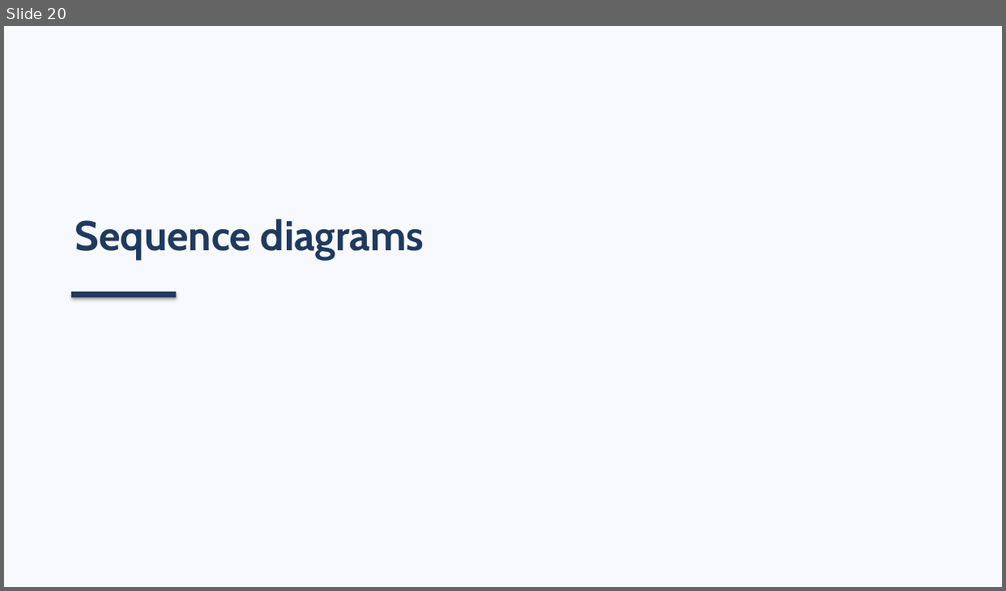
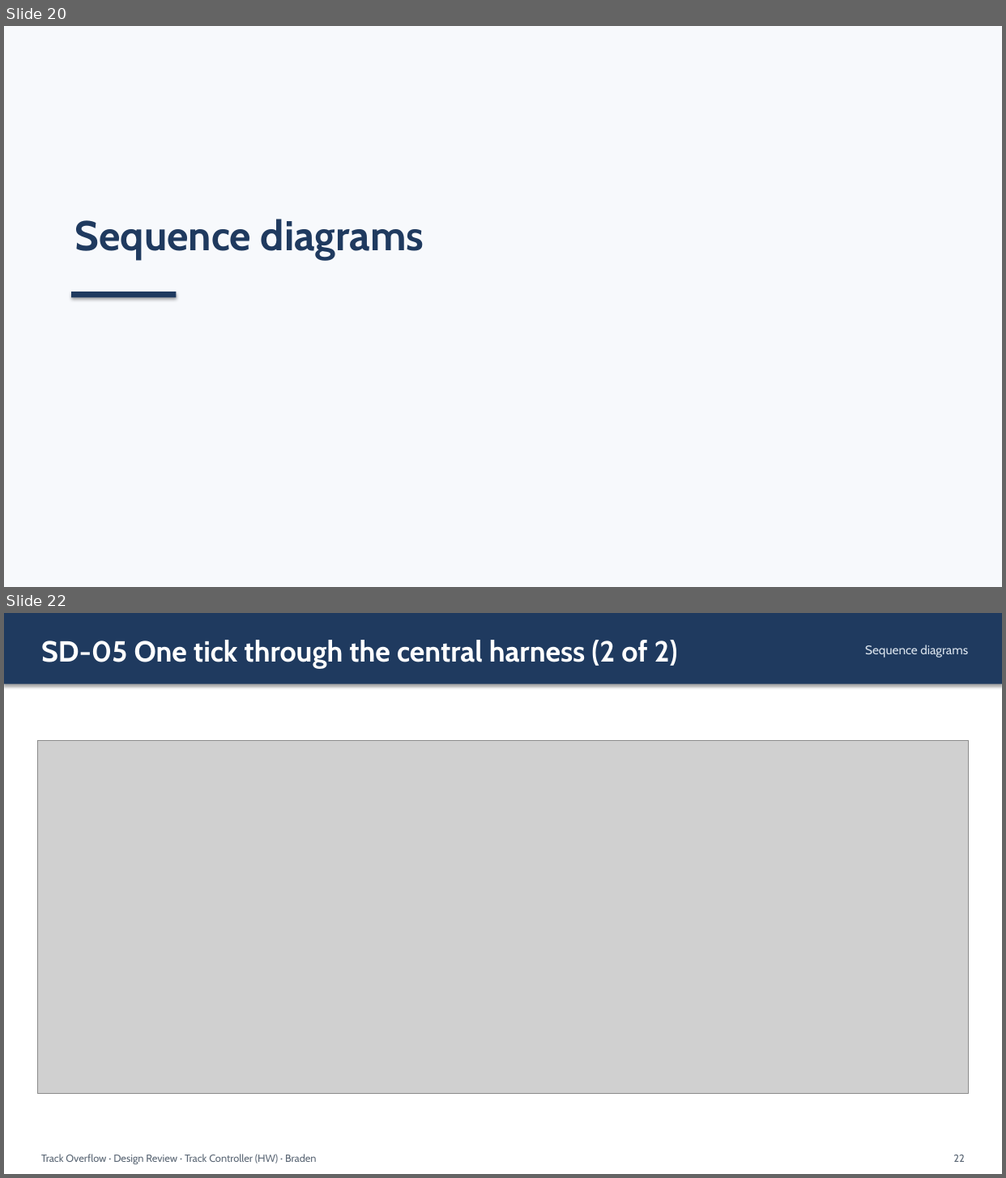
Before and after one commit to Landiss04/Track-Overflow, a slide deck: documents/slides/design_review_track_ctrl_hw.pptx. Shown one above the other, each under a label of ours: slide 20 before the commit, slides 20 and 22 after it; the slides between them are not shown. The pictures are 1006x591 and 1006x1178 pixels, drawn with LibreOffice and Linux fonts; fonts in the diff are those of the drawing; grey boxes stand for pictures. Boxes give left, top, right and bottom in pixels: in the first picture for what was removed or moved away, otherwise in the second. Text is boxed around its words. In the diff, an @@ line names an element or a change of style, - is before the commit and + after.

Commit message:
Design review deck: split SD-05, SD-01 and SD-02 across two slides; narrow SD-02

```diff
--- a/documents/slides/design_review_track_ctrl_hw.pptx
+++ b/documents/slides/design_review_track_ctrl_hw.pptx
@@ slide 22 added at [4,613,1002,1174], background #FFFFFF @@
@@ rectangle added at [4,613,1002,684], fill #1F3A5F @@
@@ text added at [41,640,678,668], 28 pt, text #FFFFFF, bold @@
+SD-05 One tick through the central harness (2 of 2)
@@ text added at [865,645,968,658], 12 pt, text #D9E2EC @@
+Sequence diagrams
@@ picture added at [38,740,968,1093] @@
@@ text added at [41,1154,317,1165], 10 pt, text #5B6775 @@
+Track Overflow · Design Review · Track Controller (HW) · Braden
@@ text added at [953,1155,964,1162], 10 pt, text #5B6775 @@
+22
```
Also in this commit, not shown: 15 slides changed, 2 other slides added, 4 other files.
